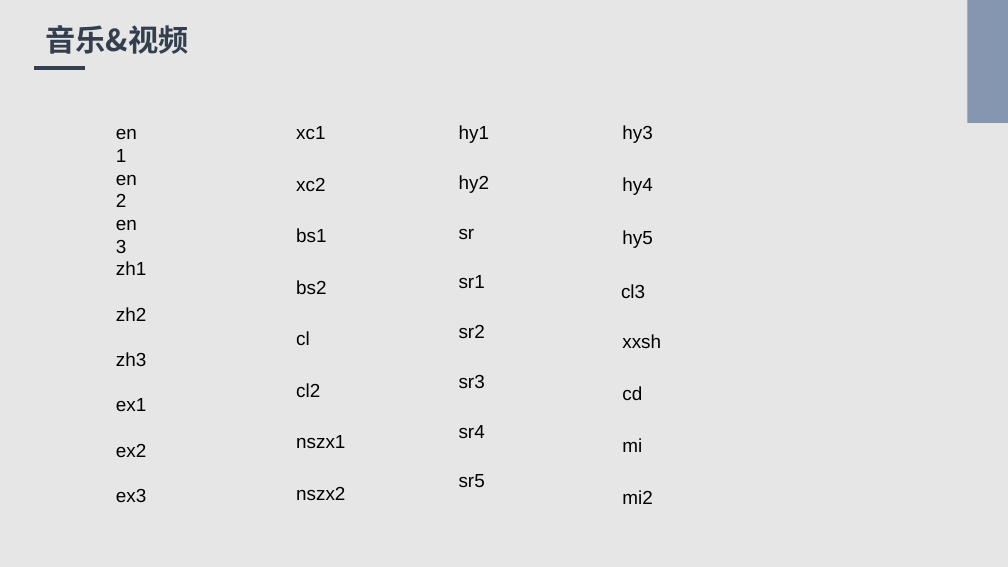
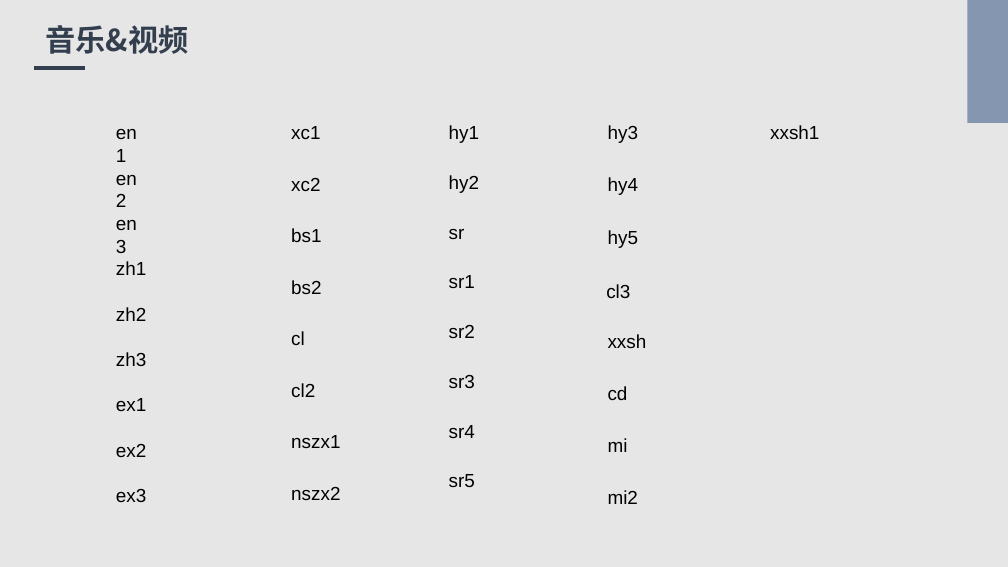
Before and after one commit to Bukehi/BukehiWeb, a slide deck: slide 8 of livefile/livepowerpoint.pptx. Drawn at 1008x567 pixels with LibreOffice and Linux fonts; fonts in the diff are those of the drawing. Boxes give left, top, right and bottom in pixels: in the first picture for what was removed or moved away, otherwise in the second. Text is boxed around its words. In the diff, an @@ line names an element or a change of style, - is before the commit and + after.

```diff
--- a/livefile/livepowerpoint.pptx
+++ b/livefile/livepowerpoint.pptx
@@ 8 texts: place and size @@
-8 texts at <box>459,125,489,487</box>
+8 texts at <box>449,125,479,487</box>
@@ text added at <box>770,125,819,139</box>, 18 pt, text #000000 @@
+xxsh1
@@ 8 texts: place and size @@
-8 texts at <box>621,125,661,504</box>
+8 texts at <box>606,125,647,504</box>
@@ 8 texts: place and size @@
-8 texts at <box>296,126,345,500</box>
+8 texts at <box>291,126,340,500</box>
```
Also in this commit, not shown: 1 other slide changed, 3 other files.
